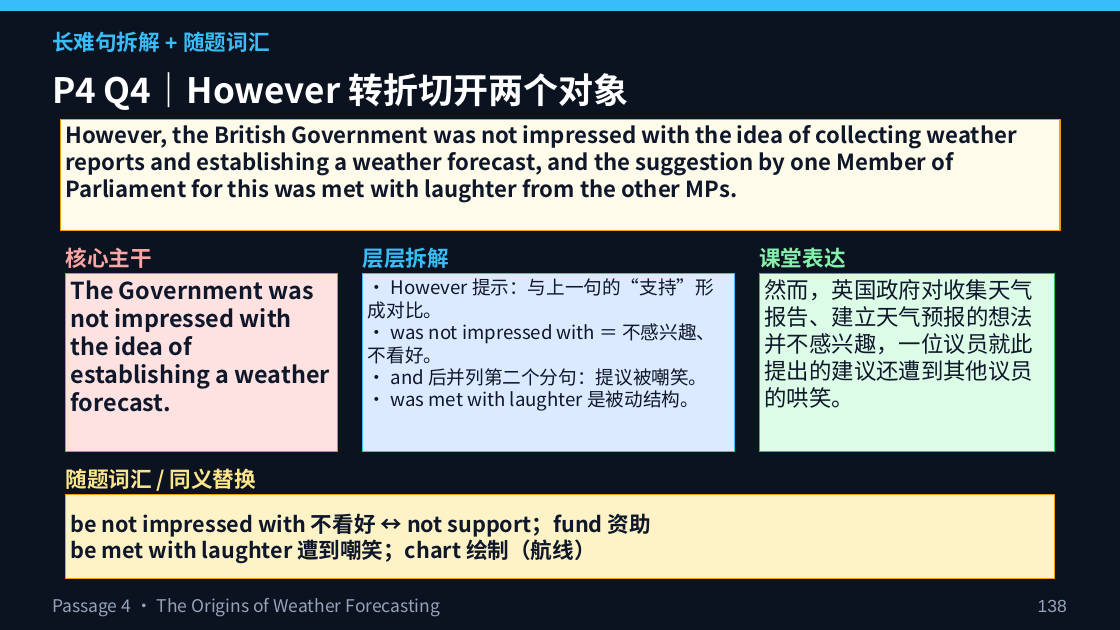
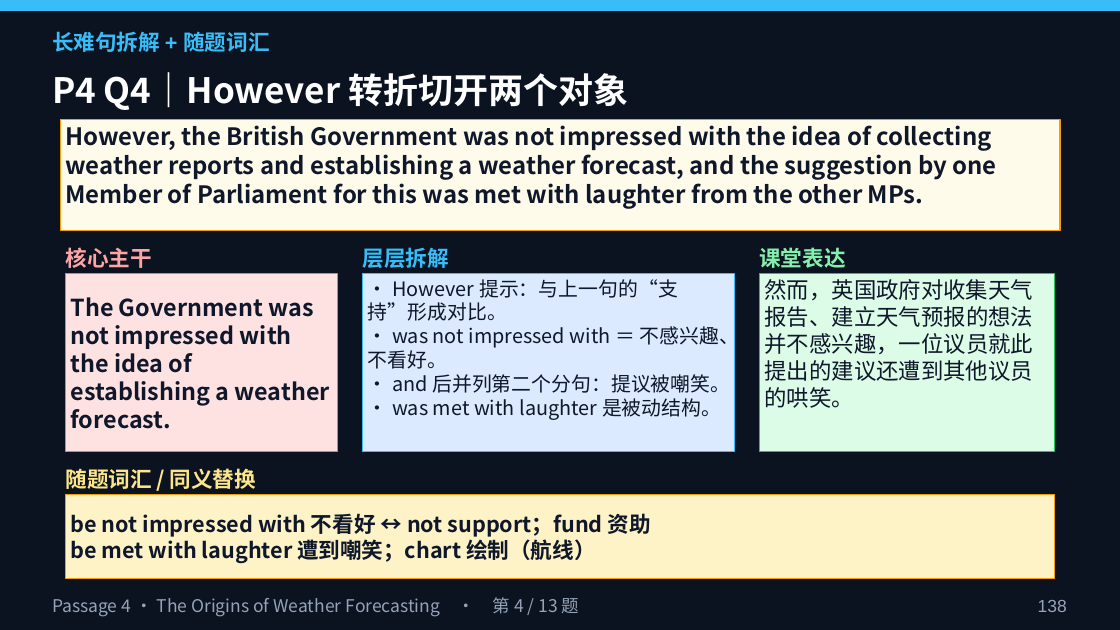
Before and after one commit to mrgreedcp-spec/AI-Portfolio, a slide deck: slide 138 of lesson3/第三节课PPT_雅思阅读精讲.pptx. Drawn at 1120x630 pixels with LibreOffice and Linux fonts; fonts in the diff are those of the drawing. Boxes give left, top, right and bottom in pixels: in the first picture for what was removed or moved away, otherwise in the second. Text is boxed around its words. In the diff, an @@ line names an element or a change of style, - is before the commit and + after.

```diff
--- a/lesson3/第三节课PPT_雅思阅读精讲.pptx
+++ b/lesson3/第三节课PPT_雅思阅读精讲.pptx
@@ rectangle "However, the British Government was ..." at <box>60,119,1060,230</box>: size 19 to 20.5 pt @@
@@ rectangle "The Government was not impressed ..." at <box>66,274,338,452</box>: vertical alignment top to middle @@
@@ rectangle "· However 提示：与上一句的“支持”形成对比。" at <box>363,274,734,452</box>: size 16 to 17 pt @@
@@ text at <box>52,597,579,617</box>: text changed @@
-Passage 4 · The Origins of Weather Forecasting
+Passage 4 · The Origins of Weather Forecasting · 第 4 / 13 题
```
Also in this commit, not shown: 158 other slides changed, 8 other files.
